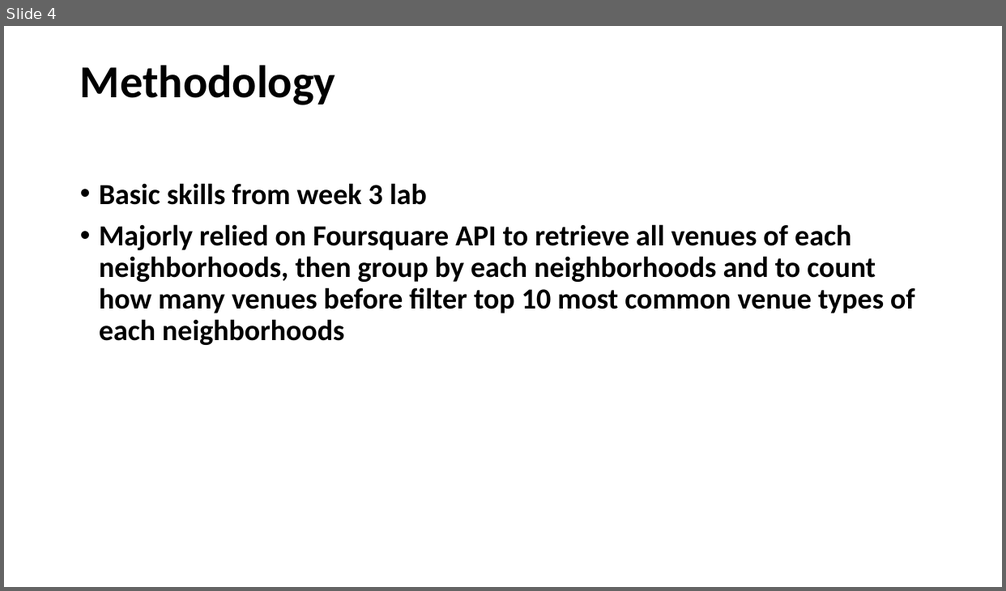
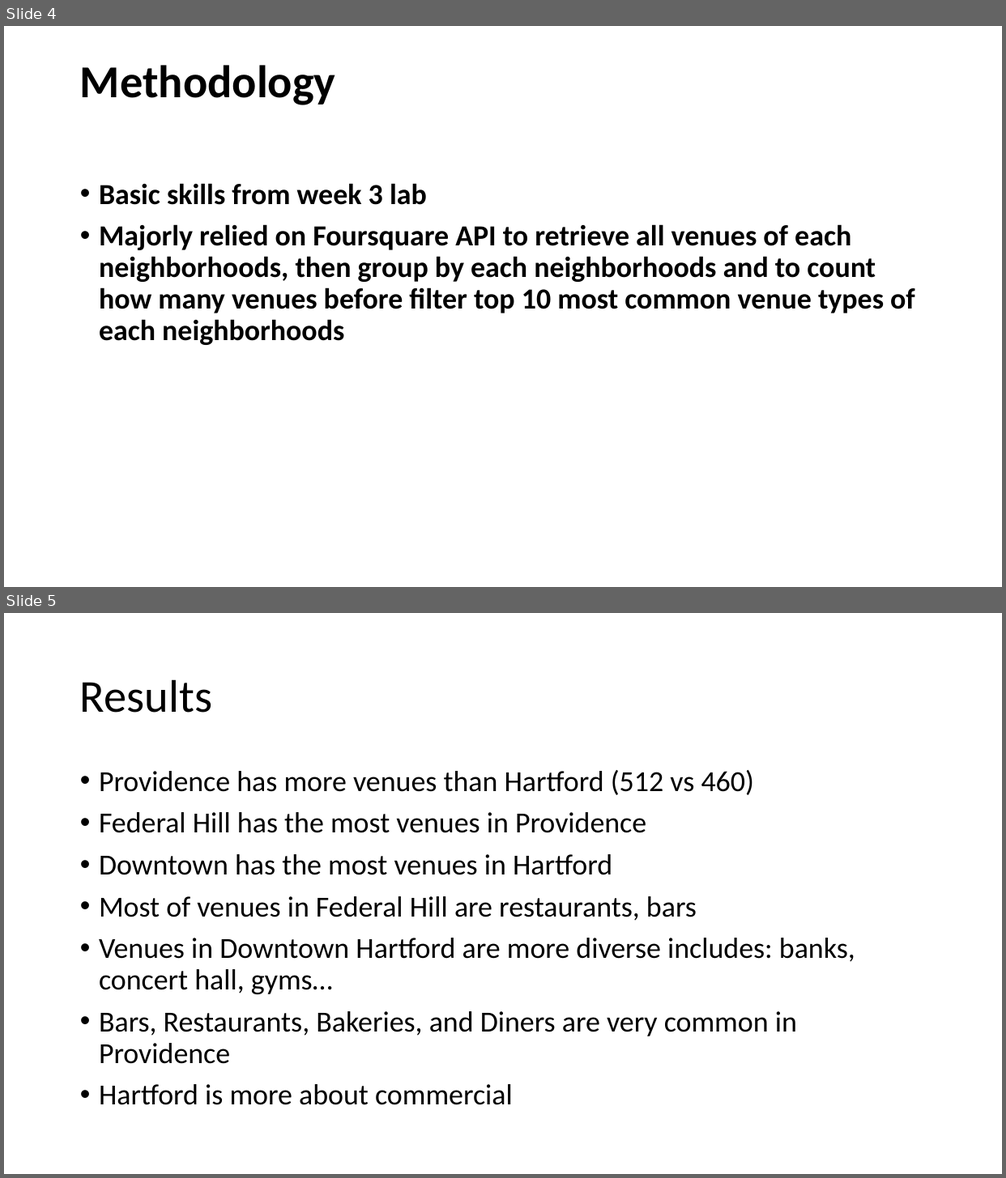
Before and after one commit to sdeepaknayak/CapstoneProject, a slide deck: Neighborhood.pptx. Shown one above the other, each under a label of ours: slide 4 before the commit, slides 4 and 5 after it. The pictures are 1006x591 and 1006x1178 pixels, drawn with LibreOffice and Linux fonts; fonts in the diff are those of the drawing. Boxes give left, top, right and bottom in pixels: in the first picture for what was removed or moved away, otherwise in the second. Text is boxed around its words. In the diff, an @@ line names an element or a change of style, - is before the commit and + after.

```diff
--- a/Neighborhood.pptx
+++ b/Neighborhood.pptx
@@ slide 5 added at (4,613,1002,1174), background #FFFFFF @@
@@ title added at (80,679,212,713), 44 pt, text #000000 @@
+Results
@@ text added at (99,770,855,1105), 28 pt, text #000000 @@
+• Providence has more venues than Hartford (512 vs 460)
+• Federal Hill has the most venues in Providence
+• Downtown has the most venues in Hartford
+• Most of venues in Federal Hill are restaurants, bars
+• Venues in Downtown Hartford are more diverse includes: banks, concert hall, gyms…
+• Bars, Restaurants, Bakeries, and Diners are very common in Providence
+• Hartford is more about commercial
```
Also in this commit, not shown: 1 other slide added, 8 other files.
